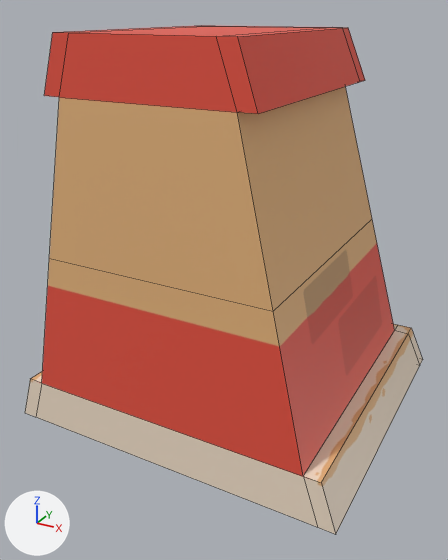
One commit to the FBX model Assets/Models/Environment/LowWalls/lowWallEnd.fbx: the scene before it, then after it.
Camera for both pictures: a camera (50 mm lens) standing at (1.76, -3.41, 2.51) and looking at (-0.02, -0.17, 0.89). Lighting does not change. The marker at lower left points along +X, +Y and +Z. The older version comes first. Mesh edges are drawn as thin lines.
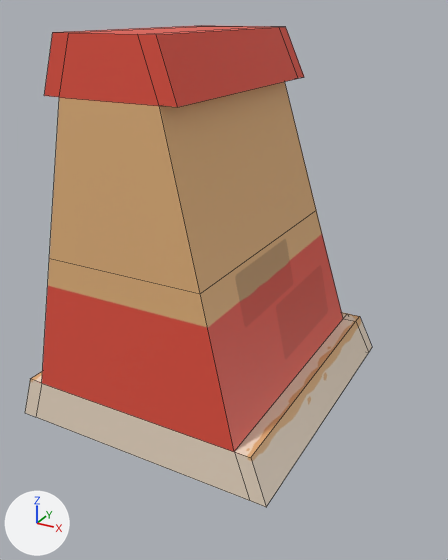
The newer file is also turned or shifted as a whole; pictures and numbers use the older file's frame.

The edits, one by one:
me_cube_001 is used by ob_cube_001; location (0.0, 0.0, 0.0).
me_cube_001 had 52 vertices, 50 faces and spanned x -1.1..1.1, y -1.0..1.0, z 0.0..2.4.
me_cube_001 now has 52 vertices, 50 faces and spans x -1.1..0.7, y -1.0..1.0, z 0.0..2.4.
me_cube_001 part 1: all 26 vertices in x 0.4..1.1, y -1.0..1.0, z 0.0..2.4 are moved by (-0.4, 0.0, 0.0).

Changed parts and their boxes [x1, y1, x2, y2] in the pictures (448 x 560 px; the box of a moved part takes in the faces that stretch with it):
'Cube.001', reshaped (13% narrower)
    before: [25, 26, 423, 534]
    after: [25, 26, 372, 507]
part 1 of me_cube_001, moved or reshaped
    before: [109, 26, 423, 534]
    after: [109, 26, 372, 507]
